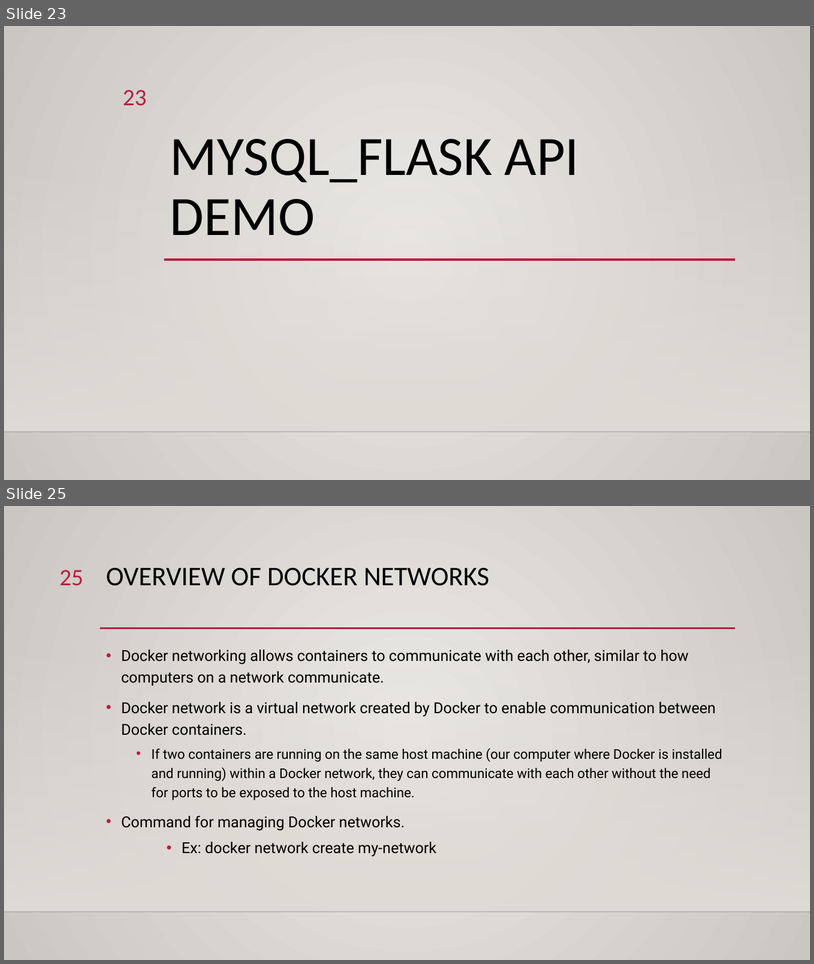
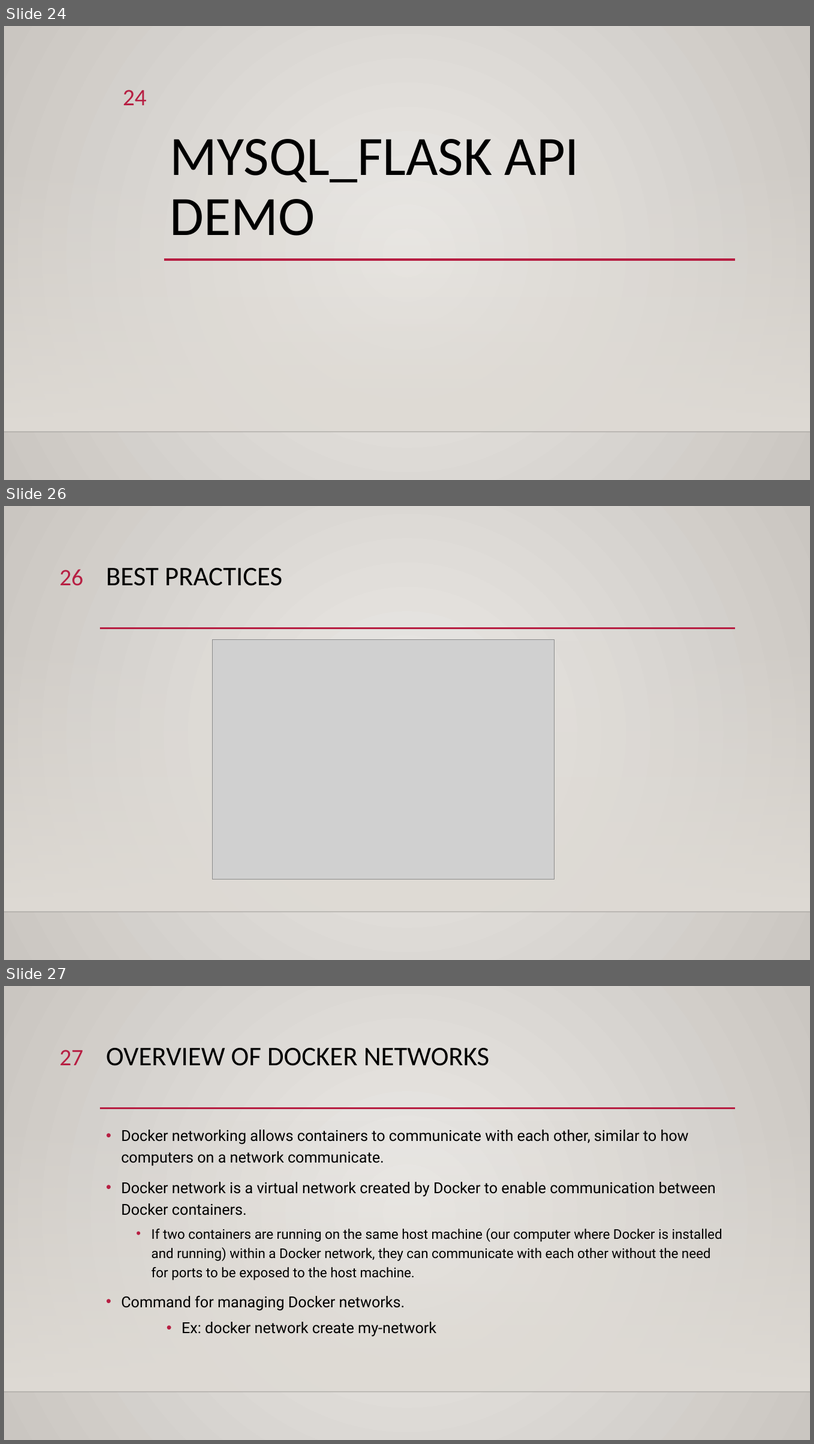
Before and after one commit to ddum-sutd/docker_workshop, a slide deck: Docker_workshop.pptx. Shown one above the other, each under a label of ours: slides 23 and 25 before the commit, slides 24, 26 and 27 after it; the slides between them are not shown. The pictures are 814x964 and 814x1444 pixels, drawn with LibreOffice and Linux fonts; fonts in the diff are those of the drawing; grey boxes stand for pictures; background and template pictures are left out. Boxes give left, top, right and bottom in pixels: in the first picture for what was removed or moved away, otherwise in the second. Text is boxed around its words. In the diff, an @@ line names an element or a change of style, - is before the commit and + after.

```diff
--- a/Docker_workshop.pptx
+++ b/Docker_workshop.pptx
@@ slide 26 added at <box>4,506,810,960</box>, background gradient #ECEAE7 to #CAC7C1; not listed: 3 template elements that a slide beside it also shows @@
@@ page number added at <box>60,569,84,586</box>, 28 pt, text #B71E42 @@
+26
@@ title added at <box>106,568,282,586</box>, 32 pt, text #000000 @@
+BEST PRACTICES
@@ picture added at <box>213,639,555,879</box> @@
@@ what was slide 23 is now slide 24 @@
@@ page number at <box>123,90,147,105</box>: text changed @@
-23
+24
@@ what was slide 25 is now slide 27 @@
@@ page number at <box>60,1050,84,1065</box>: text changed @@
-25
+27
```
Also in this commit, not shown: 3 slides changed, 1 other slide added.
